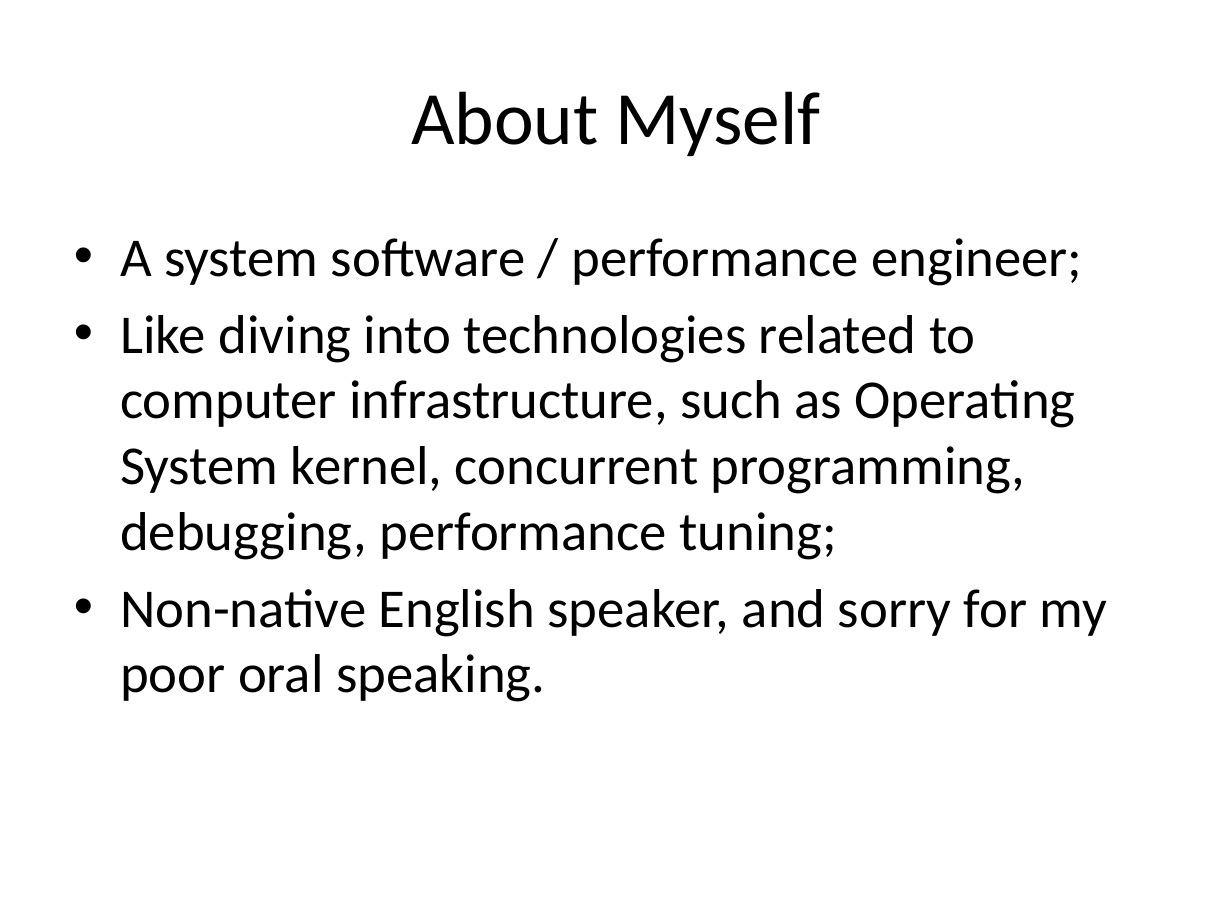
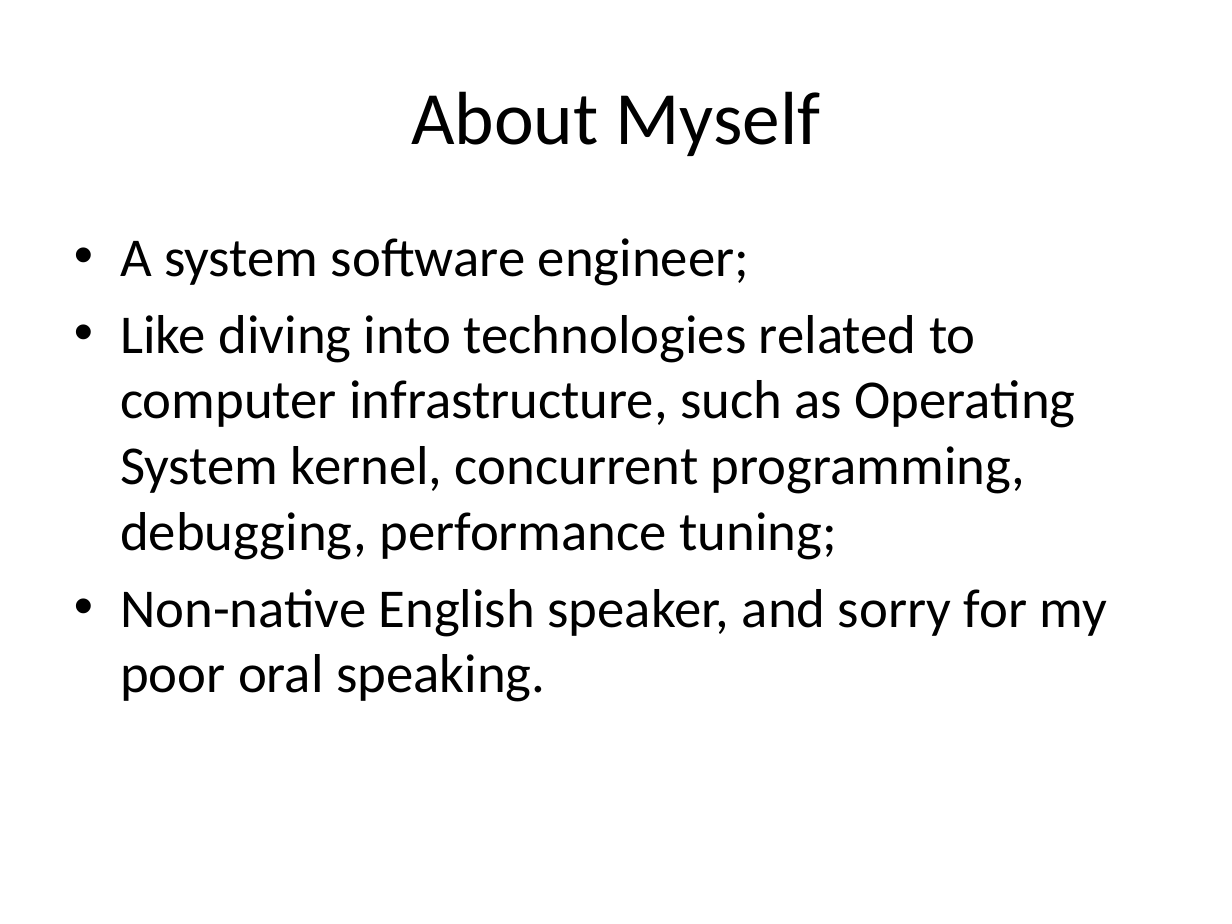
Before and after one commit to NanXiao/cpu-tips, a slide deck: slide 2 of 3 small CPU tips.pptx. Drawn at 1232x924 pixels with LibreOffice and Linux fonts; fonts in the diff are those of the drawing. Boxes give left, top, right and bottom in pixels: in the first picture for what was removed or moved away, otherwise in the second. Text is boxed around its words. In the diff, an @@ line names an element or a change of style, - is before the commit and + after.

```diff
--- a/3 small CPU tips.pptx
+++ b/3 small CPU tips.pptx
@@ text at [120, 238, 749, 286]: text changed @@
-• A system software / performance engineer;
+• A system software engineer;
```
Also in this commit, not shown: 1 other slide changed.
